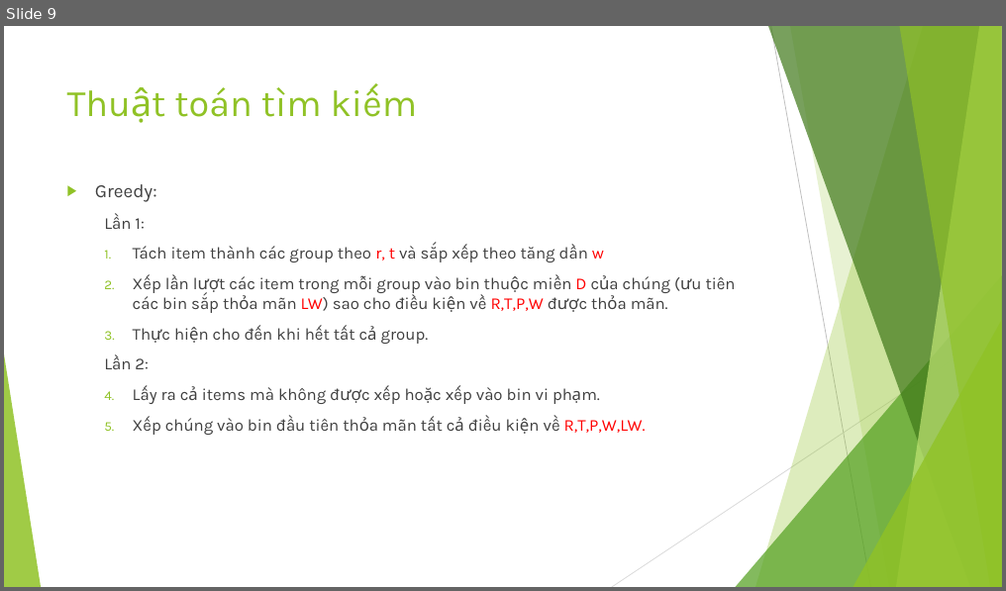
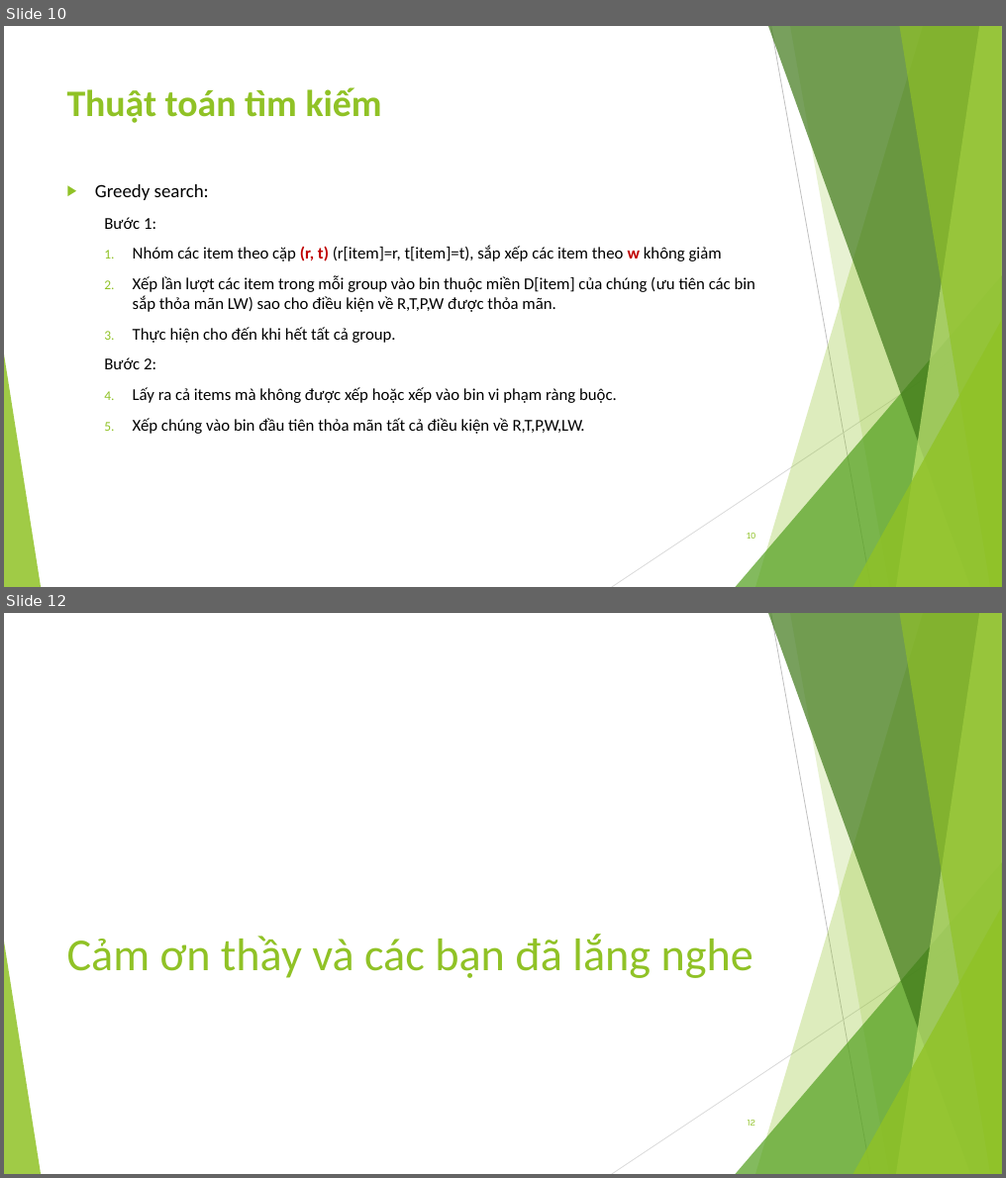
Before and after one commit to dungkhmt/CourseCPCBLS, a slide deck: OpenCBLS/src/khmtk60/miniprojects/G10/G10.pptx. Shown one above the other, each under a label of ours: slide 9 before the commit, slides 10 and 12 after it; the slides between them are not shown. The pictures are 1006x591 and 1006x1178 pixels, drawn with LibreOffice and Linux fonts; fonts in the diff are those of the drawing. Boxes give left, top, right and bottom in pixels: in the first picture for what was removed or moved away, otherwise in the second. Text is boxed around its words. In the diff, an @@ line names an element or a change of style, - is before the commit and + after.

```diff
--- a/OpenCBLS/src/khmtk60/miniprojects/G10/G10.pptx
+++ b/OpenCBLS/src/khmtk60/miniprojects/G10/G10.pptx
@@ slide 12 added at (4, 613, 1002, 1174), background #FFFFFF; not listed: 10 template elements that a slide beside it also shows @@
@@ title added at (67, 934, 753, 978), 44 pt, text #90C226 @@
+Cảm ơn thầy và các bạn đã lắng nghe
@@ page number added at (747, 1120, 756, 1126), 9 pt, text #90C226 @@
+12
@@ what was slide 9 is now slide 10 @@
@@ slide 10 changed as well @@
@@ title "Thuật toán tìm kiếm" at (67, 87, 382, 123): font Karla to Calibri, bold on @@
@@ text at (95, 184, 755, 312): text changed; font Karla to Calibri; text colour #404040 to #000000 @@
-▶ Greedy:
-  Lần 1:
-  1. Tách item thành các group theo r, t và sắp xếp theo tăng dần w
-  2. Xếp lần lượt các item trong mỗi group vào bin thuộc miền D của chúng (ưu tiên các bin sắp thỏa mãn LW) sao cho điều kiện về R,T,P,W được thỏa mãn.
+▶ Greedy search:
+  Bước 1:
+  1. Nhóm các item theo cặp (r, t) (r[item]=r, t[item]=t), sắp xếp các item theo w không giảm
+  2. Xếp lần lượt các item trong mỗi group vào bin thuộc miền D[item] của chúng (ưu tiên các bin sắp thỏa mãn LW) sao cho điều kiện về R,T,P,W được thỏa mãn.
@@ text at (133, 327, 585, 434): font Karla to Calibri, text colour #404040 to #000000 in "Thực hiện cho đến khi hết tất ...", "Xếp chúng vào bin đầu tiên thỏa ..."; text colour #FF0000 to #000000 in "R,T,P,W,LW." @@
@@ text at (104, 358, 617, 403): text changed; font Karla to Calibri; text colour #404040 to #000000 @@
-  Lần 2:
-  1. Lấy ra cả items mà không được xếp hoặc xếp vào bin vi phạm.
+  Bước 2:
+  1. Lấy ra cả items mà không được xếp hoặc xếp vào bin vi phạm ràng buộc.
@@ page number added at (746, 533, 756, 539), 9 pt, text #90C226 @@
+10
```
Also in this commit, not shown: 9 other slides changed, 1 other slide added, 1 slide removed, 3 other files.
